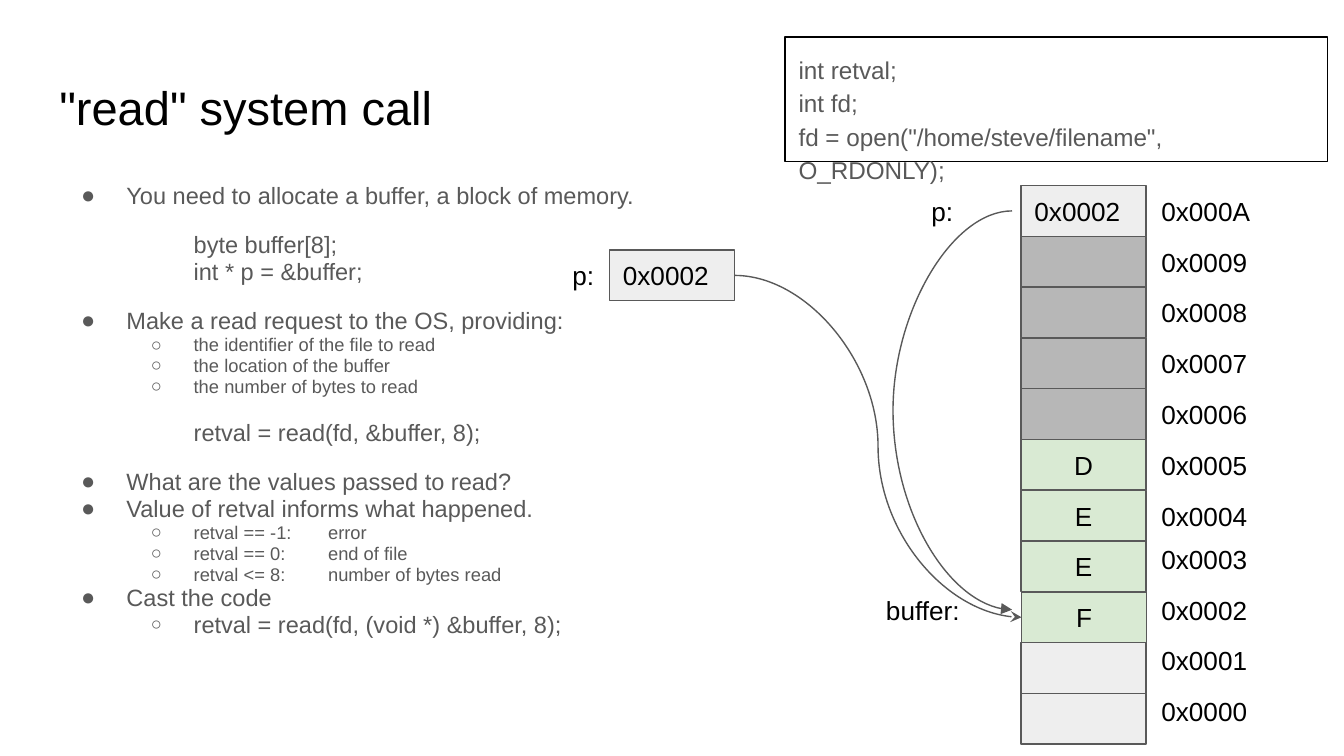
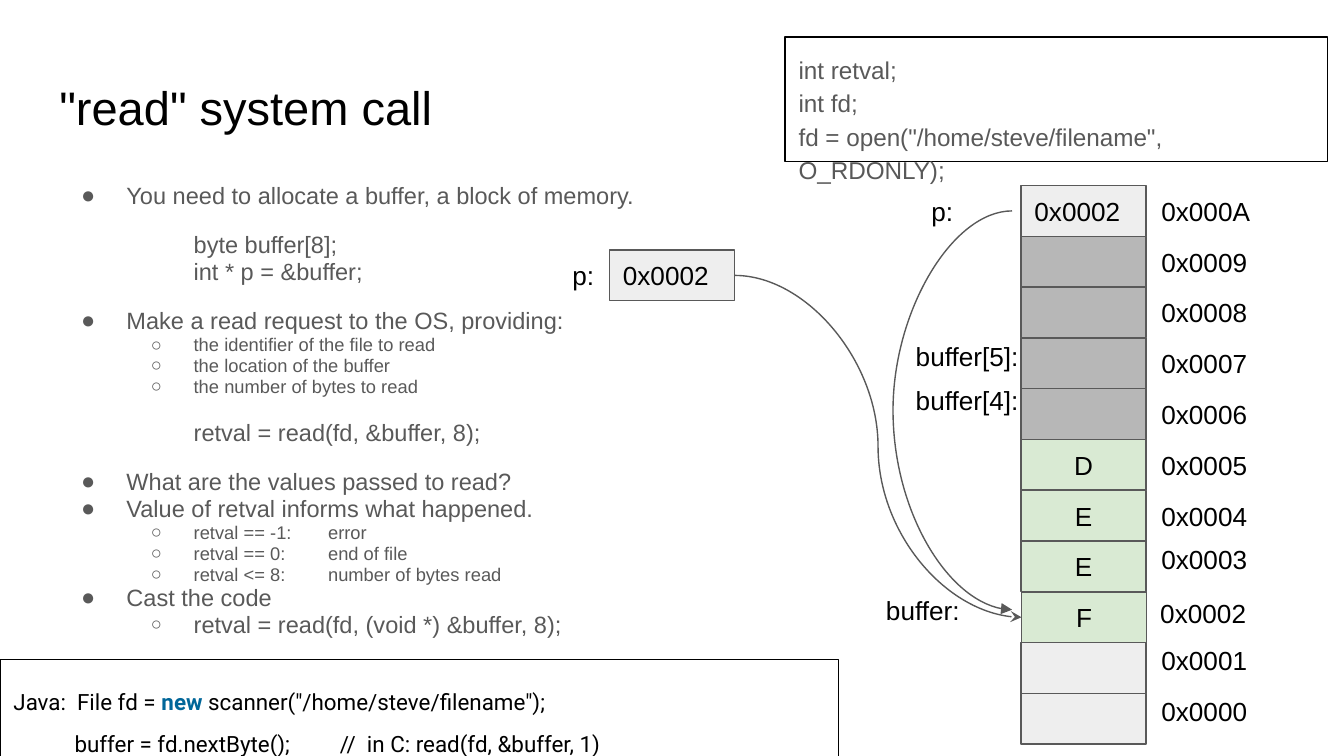
Before and after one commit to COMP122/comp122-s22, a slide deck: slide 5 of models_comp_comm/documents/The Process.pptx. Drawn at 1344x756 pixels with LibreOffice and Linux fonts; fonts in the diff are those of the drawing. Boxes give left, top, right and bottom in pixels: in the first picture for what was removed or moved away, otherwise in the second. Text is boxed around its words. In the diff, an @@ line names an element or a change of style, - is before the commit and + after.

```diff
--- a/models_comp_comm/documents/The Process.pptx
+++ b/models_comp_comm/documents/The Process.pptx
@@ text added at [916, 347, 1019, 371], 14 pt, text #000000 @@
+buffer[5]:
@@ text added at [916, 391, 1019, 416], 14 pt, text #000000 @@
+buffer[4]:
@@ rectangle added at [0, 660, 839, 756], outline #000000 0.75 pt, 12 pt, text #000000 @@
+Java: File fd = new scanner("/home/steve/filename");
+buffer = fd.nextByte(); // in C: read(fd, &buffer, 1)
```
Also in this commit, not shown: 7 other slides changed, 4 other files.
